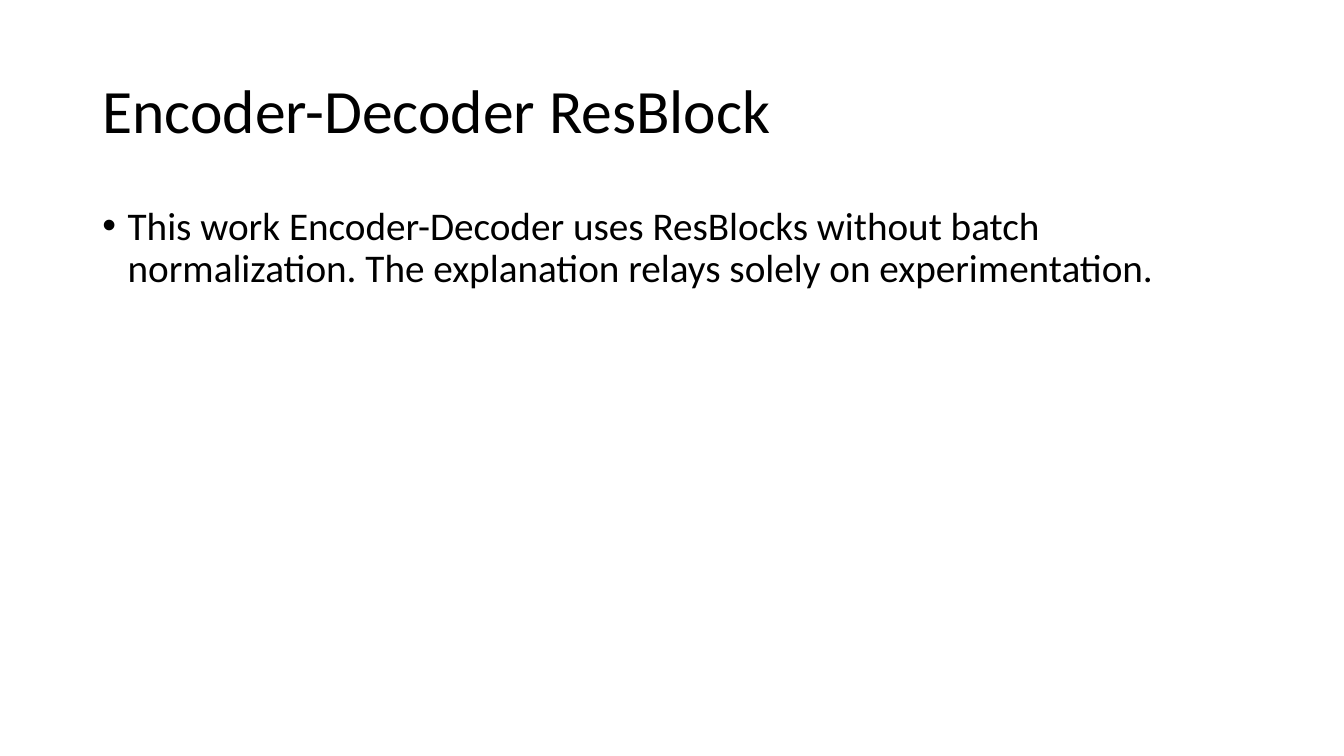
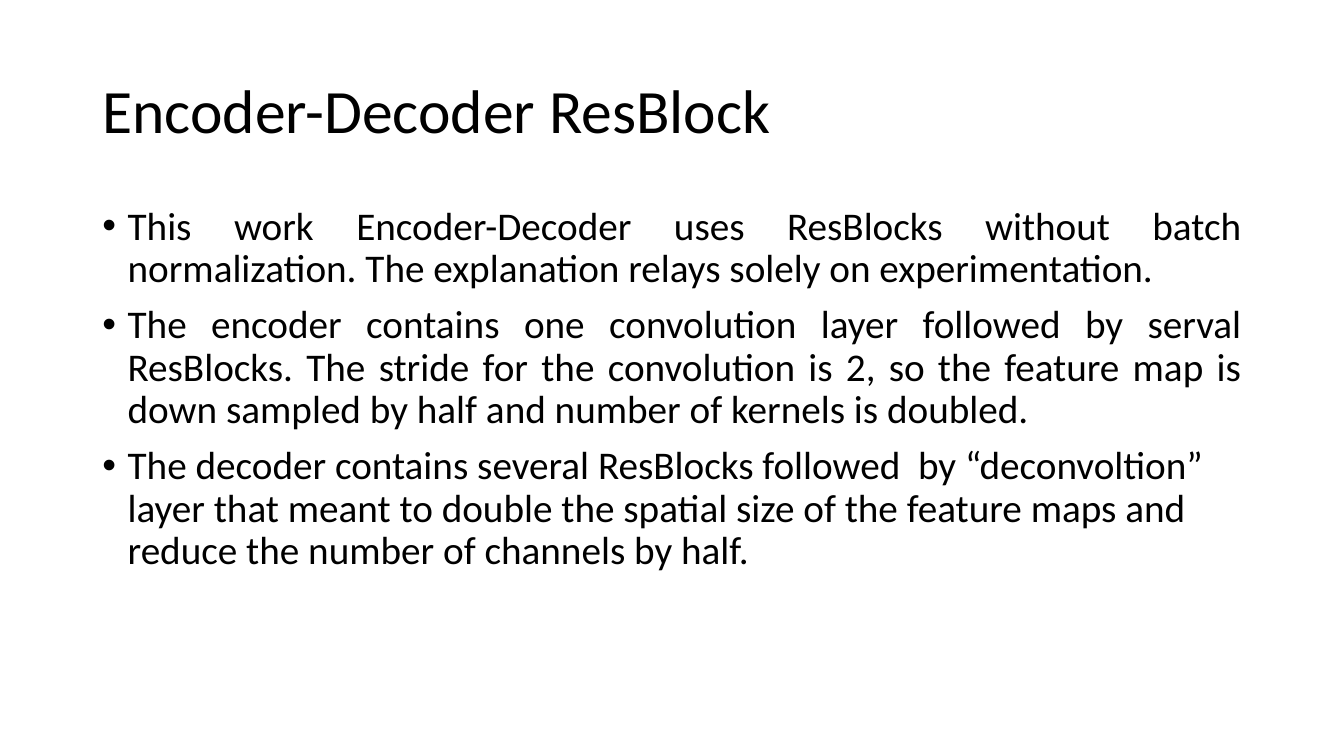
Before and after one commit to Tomlevron/Digital-image-processing, a slide deck: slide 17 of Slideshow/Scale-recurrent network for deblurring.pptx (slide 18 before the commit). Drawn at 1344x756 pixels with LibreOffice and Linux fonts; fonts in the diff are those of the drawing. Boxes give left, top, right and bottom in pixels: in the first picture for what was removed or moved away, otherwise in the second. Text is boxed around its words. In the diff, an @@ line names an element or a change of style, - is before the commit and + after.

```diff
--- a/Slideshow/Scale-recurrent network for deblurring.pptx
+++ b/Slideshow/Scale-recurrent network for deblurring.pptx
@@ text at box(128, 212, 1241, 289): alignment left to justified @@
@@ text at box(128, 310, 1242, 571): paragraphs added @@
+• The encoder contains one convolution layer followed by serval ResBlocks. The stride for the convolution is 2, so the feature map is down sampled by half and number of kernels is doubled.
+• The decoder contains several ResBlocks followed by “deconvoltion” layer that meant to double the spatial size of the feature maps and reduce the number of channels by half.
```
Also in this commit, not shown: 3 other slides changed, 1 slide added, 1 slide removed.
